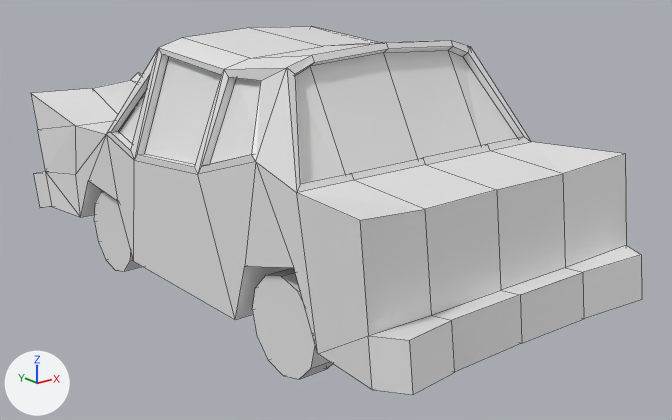
The Blender file gfx/auto/sedan/auto.sedan.blend, before and after one commit.
The view is the same before and after, from a 50 mm lens placed at (-2.37, -3.42, 1.6), pointed at (0.12, -0.31, 0.36). Every picture has the same lights, and +X, +Y and +Z are marked at lower left. Mesh edges are drawn as thin lines.

The scene before the commit, as lines of its bpy script (objects in view):
```python
me_cube = bpy.data.meshes.new('Cube')
me_cube.from_pydata(...)  # 143 vertices, 131 faces; spans x 0.0..0.67, y -1.58..1.32, z 0.11..1.16
me_cube.materials.append(mat_material)  # white #e7e7e7
me_wheel = bpy.data.meshes.new('wheel')
me_wheel.from_pydata(...)  # 72 vertices, 62 faces; spans x -0.2..0.2, y -0.2..0.2, z -0.065..0.065
# before: 0 (0.0, 0.2, -0.065), 2 (0.1, 0.173, -0.065), 4 (0.173, 0.1, -0.065), 6 (0.2, 0.0, -0.065), 8 (0.173, -0.1, -0.065)
# before: 10 (0.1, -0.173, -0.065), 12 (0.0, -0.2, -0.065), 14 (-0.1, -0.173, -0.065), 16 (-0.173, -0.1, -0.065), 18 (-0.2, 0.0, -0.065)
# before: 20 (-0.173, 0.1, -0.065), 22 (-0.1, 0.173, -0.065)
ob_cube = bpy.data.objects.new('Cube', me_cube)
ob_cube.location = (0.0, 0.0, 0.0)
_m = ob_cube.modifiers.new('Mirror', 'MIRROR')
ob_wheel = bpy.data.objects.new('wheel', me_wheel)
ob_wheel.location = (-0.496, 0.564, 0.171)
ob_wheel.rotation_euler = (0.0, 1.571, 0.0)  # degrees (0, 90, 0)
ob_wheel_001 = bpy.data.objects.new('wheel.001', me_wheel)
ob_wheel_001.location = (0.496, -0.839, 0.171)
ob_wheel_001.rotation_euler = (0.0, 1.571, 0.0)  # degrees (0, 90, 0)
ob_wheel_003 = bpy.data.objects.new('wheel.003', me_wheel)
ob_wheel_003.location = (-0.496, -0.839, 0.171)
ob_wheel_003.rotation_euler = (0.0, 1.571, 0.0)  # degrees (0, 90, 0)
```
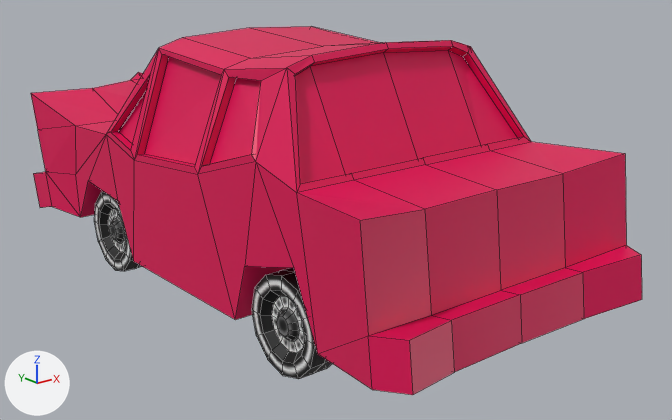
Boxes (x1, y1, x2, y2) around the edits, measured in the pictures (672 x 420 px):
'Cube', recoloured (grey to pink): (31, 26, 642, 395) in both
'wheel.004', added: after (252, 268, 332, 379)
'wheel.003', reshaped, moved, modifiers changed (not visible afterwards): before (252, 268, 332, 379)
'wheel.001', reshaped, modifiers changed (not visible before): after (94, 192, 143, 271)
'wheel', deleted: before (94, 192, 143, 271)
part 1 of me_wheel, cut back: before (94, 192, 332, 379); after (125, 253, 332, 379)
part 2 of me_wheel, recoloured: after (94, 192, 315, 379)

Patch to the scene script:
```diff
--- a/gfx/auto/sedan/auto.sedan.blend.py
+++ b/gfx/auto/sedan/auto.sedan.blend.py
@@ img_rengas @@
+img_rengas = load_image('rengas', '_unpacked/rengas', 64, 64, 'sRGB')
@@ mat_rengas @@
+mat_rengas = principled_material('rengas')
+mat_rengas.texture = img_rengas
@@ mat_auto_sedan_body @@
+mat_auto_sedan_body = principled_material('auto.sedan.body')
+mat_auto_sedan_body.base_color = (0.748, 0.0, 0.092)  # pink #e00056
@@ me_cube @@
 me_cube.from_pydata(...)  # 143 vertices, 131 faces; spans x 0.0..0.67, y -1.58..1.32, z 0.11..1.16
-me_cube.materials.append(mat_material)  # white #e7e7e7
+me_cube.materials.append(mat_auto_sedan_body)  # pink #e00056
@@ me_wheel @@
 # used by ob_wheel_001; location = (0.496, -0.839, 0.171); rotation_euler = (0.0, 1.571, 0.0), in degrees (0, 90, 0)
 # verts and faces of me_wheel; kept vertices keep their numbers, new ones are numbered from 72
-me_wheel.from_pydata(...)  # 72 vertices, 62 faces; spans x -0.2..0.2, y -0.2..0.2, z -0.065..0.065
+me_wheel.from_pydata(...)  # 72 vertices, 61 faces; spans x -0.2..0.2, y -0.2..0.2, z 0.0..0.065
+# me_wheel part 1
+delete_faces([(0, 2, 4, 6, 8, 10, 12, 14, 16, 18, 20, 22)])
+for i in [0, 2, 4, 6, 8, 10, 12, 14, 16, 18, 20, 22]: verts[i] += (0.0, 0.0, 0.065)
+# me_wheel part 2: 61 faces spanning x -0.2..0.2, y -0.2..0.2, z 0.0..0.065 switch from no material to mat_rengas (picture img_rengas)
@@ ob_wheel @@
-ob_wheel = bpy.data.objects.new('wheel', me_wheel)
-ob_wheel.location = (-0.496, 0.564, 0.171)
-ob_wheel.rotation_euler = (0.0, 1.571, 0.0)  # degrees (0, 90, 0)
@@ ob_wheel_001 @@
 ob_wheel_001.rotation_euler = (0.0, 1.571, 0.0)  # degrees (0, 90, 0)
+_m = ob_wheel_001.modifiers.new('Mirror', 'MIRROR')
+_m.use_axis = (False, False, True)
+_m.use_bisect_axis = (False, False, True)
@@ ob_wheel_003 @@
 ob_wheel_003 = bpy.data.objects.new('wheel.003', me_wheel)
-ob_wheel_003.location = (-0.496, -0.839, 0.171)
+ob_wheel_003.location = (0.496, -0.836, 0.171)
 ob_wheel_003.rotation_euler = (0.0, 1.571, 0.0)  # degrees (0, 90, 0)
+_m = ob_wheel_003.modifiers.new('Mirror', 'MIRROR')
+_m.use_axis = (False, False, True)
+_m.use_bisect_axis = (False, False, True)
@@ ob_wheel_004 @@
+ob_wheel_004 = bpy.data.objects.new('wheel.004', me_wheel)
+ob_wheel_004.location = (-0.496, -0.836, 0.171)
+ob_wheel_004.rotation_euler = (0.0, 1.571, 0.0)  # degrees (0, 90, 0)
+_m = ob_wheel_004.modifiers.new('Mirror', 'MIRROR')
+_m.use_axis = (False, False, True)
+_m.use_bisect_axis = (False, False, True)
```
